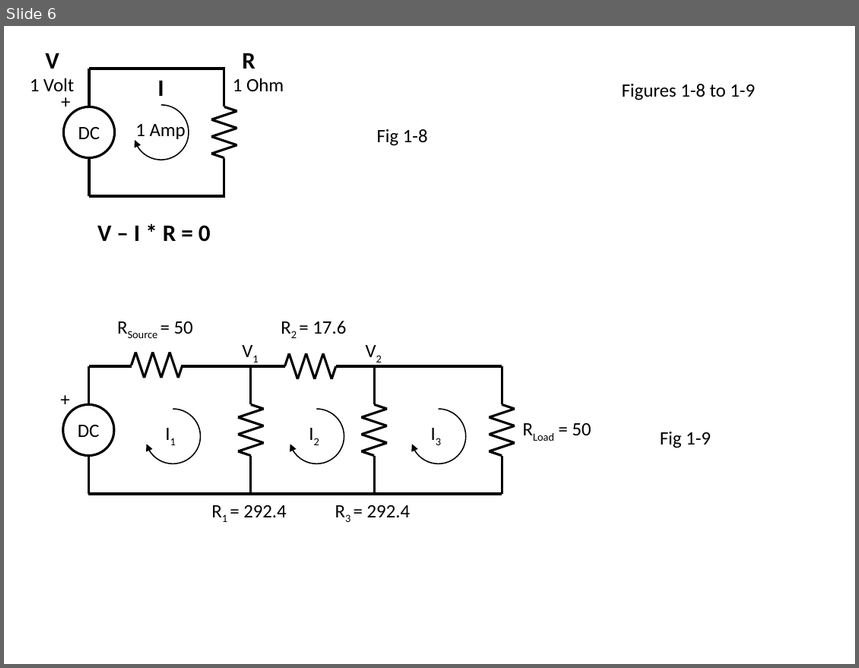
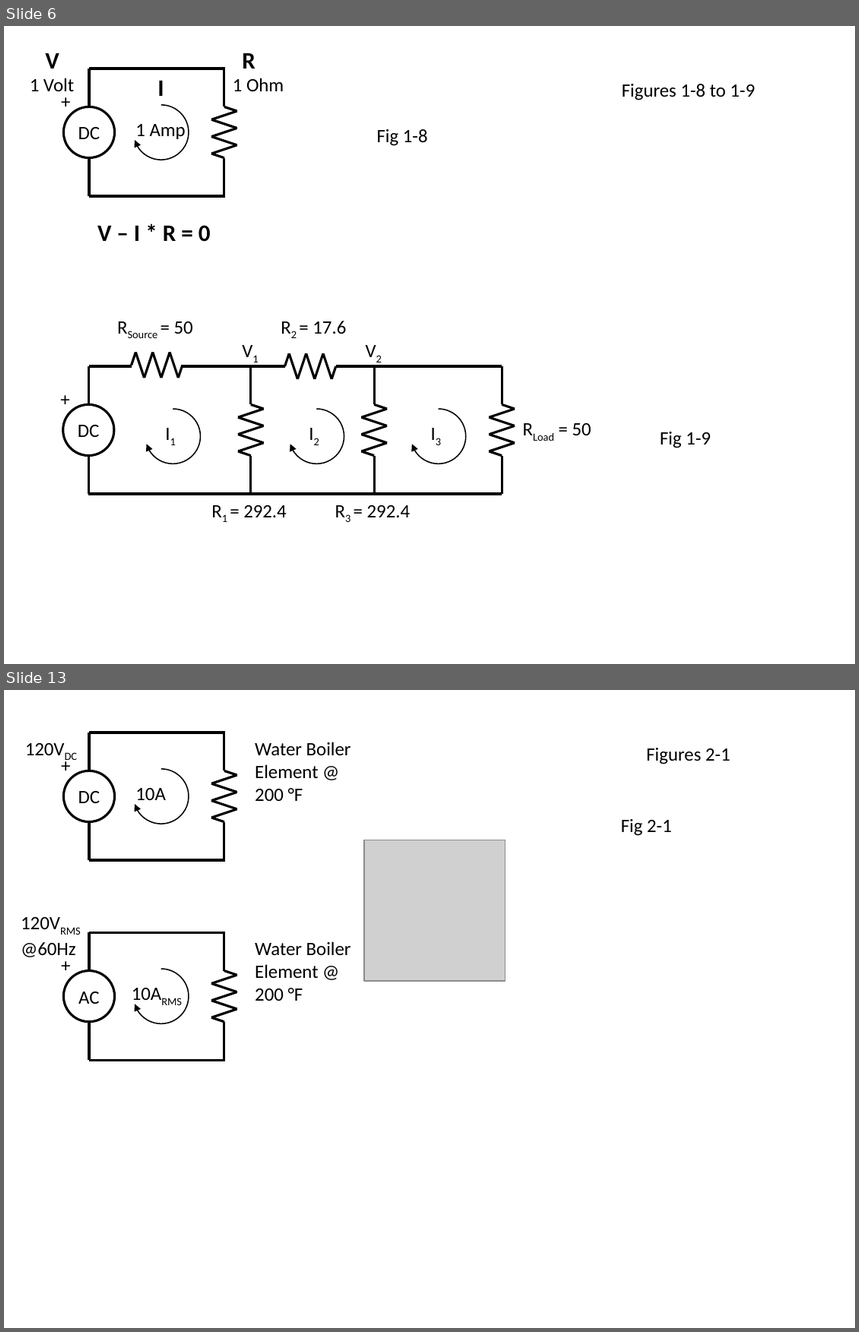
Before and after one commit to JerryWiltz/nP, a slide deck: RF_book/RFbookFigures.pptm. Shown one above the other, each under a label of ours: slide 6 before the commit, slides 6 and 13 after it; the slides between them are not shown. The pictures are 859x668 and 859x1332 pixels, drawn with LibreOffice and Linux fonts; fonts in the diff are those of the drawing; grey boxes stand for pictures. Boxes give left, top, right and bottom in pixels: in the first picture for what was removed or moved away, otherwise in the second. Text is boxed around its words. In the diff, an @@ line names an element or a change of style, - is before the commit and + after.

```diff
--- a/RF_book/RFbookFigures.pptm
+++ b/RF_book/RFbookFigures.pptm
@@ slide 13 added at box(4, 690, 855, 1328), background #FFFFFF @@
@@ text added at box(17, 733, 88, 764), 16 pt, text #000000 @@
+120VDC
@@ line added from (89, 733) to (225, 733), #000000 2 pt @@
@@ line added from (89, 771) to (89, 733), #000000 2 pt @@
@@ line added from (224, 771) to (224, 733), #000000 2 pt @@
@@ text added at box(53, 749, 79, 781), 16 pt, text #000000 @@
++
@@ text added at box(255, 742, 351, 801), 16 pt, text #000000 @@
+Water Boiler Element @ 200 °F
@@ title added at box(646, 748, 731, 764), 16 pt, text #000000 @@
+Figures 2-1
@@ ellipse added at box(63, 771, 115, 822), outline #000000 2 pt, 16 pt, text #000000 @@
+DC
@@ arc (boxed as its full ellipse) added at box(133, 769, 189, 825), outline #000000 1 pt @@
@@ text added at box(135, 788, 165, 800), 16 pt, text #000000 @@
+10A
@@ line added from (89, 860) to (89, 822), #000000 2 pt @@
@@ group added at box(211, 771, 237, 822): 7 lines @@
@@ line added from (224, 860) to (224, 822), #000000 2 pt @@
@@ text added at box(621, 819, 672, 836), 16 pt, text #000000 @@
+Fig 2-1
@@ picture added at box(364, 840, 506, 981) @@
@@ line added from (89, 860) to (225, 860), #000000 2 pt @@
@@ line added from (89, 932) to (225, 932), #000000 2 pt @@
@@ line added from (89, 971) to (89, 932), #000000 2 pt @@
@@ line added from (224, 971) to (224, 932), #000000 2 pt @@
@@ text added at box(21, 942, 76, 958), 16 pt, text #000000 @@
+120VRMS
+@60Hz
@@ text added at box(53, 950, 79, 981), 16 pt, text #000000 @@
++
@@ text added at box(255, 942, 351, 1001), 16 pt, text #000000 @@
+Water Boiler Element @ 200 °F
@@ ellipse added at box(63, 971, 115, 1022), outline #000000 2 pt, 16 pt, text #000000 @@
+AC
@@ text added at box(123, 978, 195, 1009), 16 pt, text #000000 @@
+10ARMS
@@ arc (boxed as its full ellipse) added at box(133, 969, 189, 1024), outline #000000 1 pt @@
@@ line added from (89, 1060) to (89, 1022), #000000 2 pt @@
@@ group added at box(211, 971, 237, 1022): 7 lines @@
@@ line added from (224, 1060) to (224, 1022), #000000 2 pt @@
@@ line added from (89, 1060) to (225, 1060), #000000 2 pt @@
```
Also in this commit, not shown: 1 slide changed, 5 other slides added, 22 other files.
